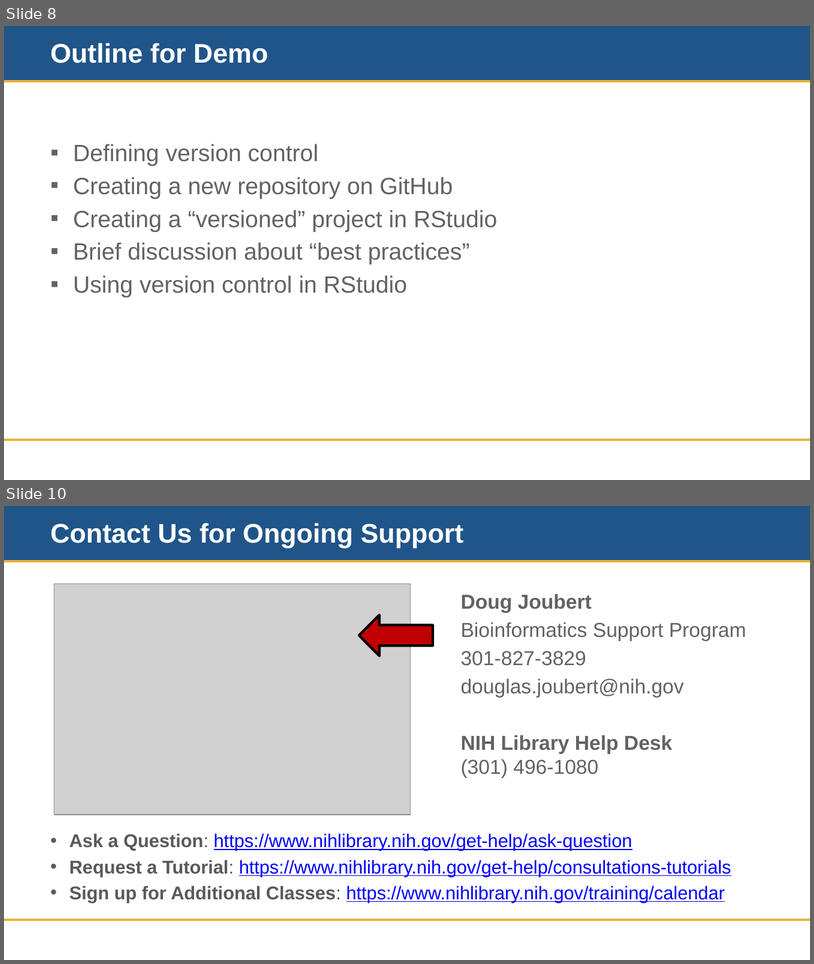
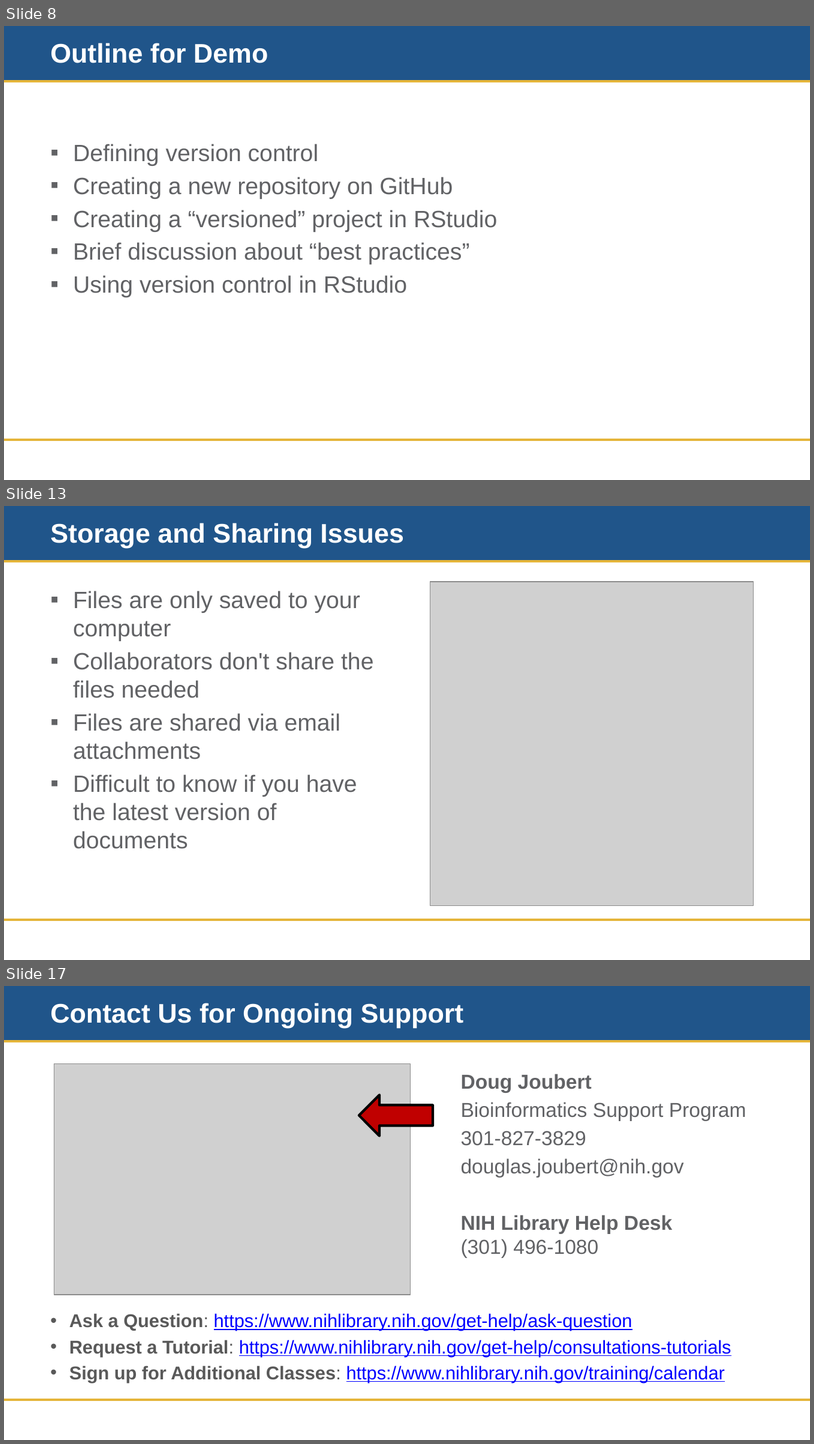
Before and after one commit to doujouDC/nihl-intro-r-classes, a slide deck: r-project-mgmt-repro/nih-r-project-mgmt-training-material/nihl-r-project-mgmt.pptx. Shown one above the other, each under a label of ours: slides 8 and 10 before the commit, slides 8, 13 and 17 after it; the slides between them are not shown. The pictures are 814x964 and 814x1444 pixels, drawn with LibreOffice and Linux fonts; fonts in the diff are those of the drawing; grey boxes stand for pictures; background and template pictures are left out. Boxes give left, top, right and bottom in pixels: in the first picture for what was removed or moved away, otherwise in the second. Text is boxed around its words. In the diff, an @@ line names an element or a change of style, - is before the commit and + after.

```diff
--- a/r-project-mgmt-repro/nih-r-project-mgmt-training-material/nihl-r-project-mgmt.pptx
+++ b/r-project-mgmt-repro/nih-r-project-mgmt-training-material/nihl-r-project-mgmt.pptx
@@ slide 13 added at (4,506,810,960), background #FFFFFF; not listed: 3 template elements that a slide beside it also shows @@
@@ title added at (50,523,404,548), 32 pt, text #FFFFFF, bold @@
+Storage and Sharing Issues
@@ text added at (73,591,374,849), 28 pt, text #616265 @@
+▪ Files are only saved to your computer
+▪ Collaborators don't share the files needed
+▪ Files are shared via email attachments
+▪ Difficult to know if you have the latest version of documents
@@ picture added at (431,582,754,905) @@
@@ what was slide 10 is now slide 17 @@
```
Also in this commit, not shown: 1 slide changed, 6 other slides added, 6 other files.
